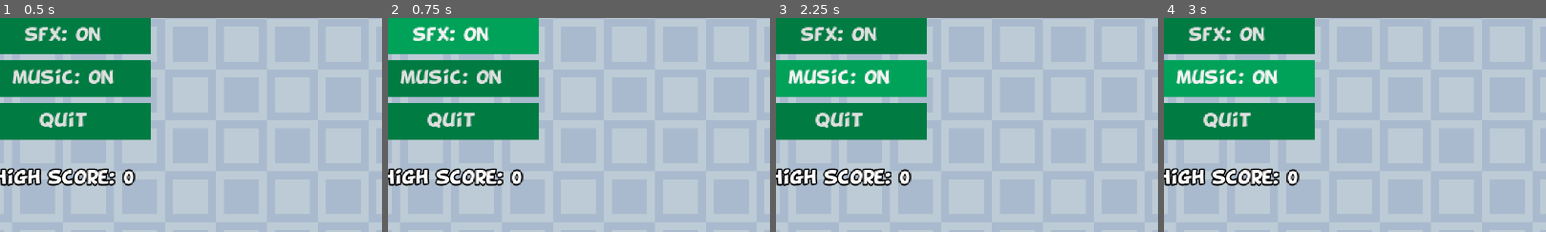
Above: before the commit, frames 1-4 (left to right).
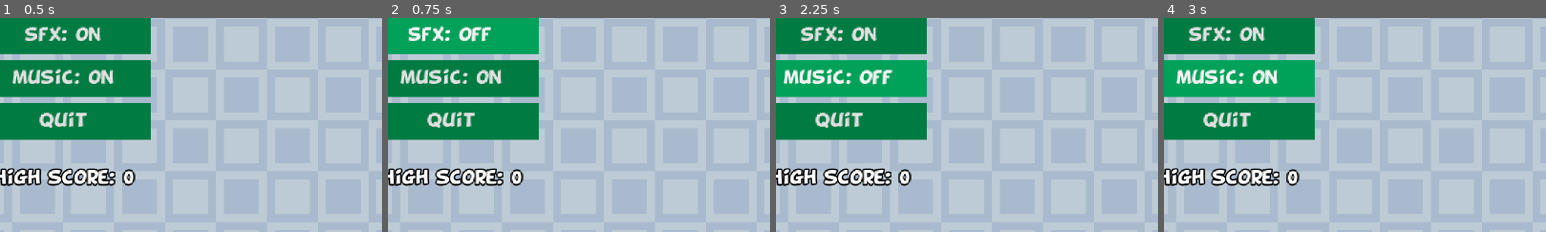
Above: after the commit, the same moments.

Repository: WMinerva/2D-platformer
Game: Godot game, scene res://scenes/ui/main.tscn
Same seed, same stepped clock (60 frames per second), same inputs: the game is played once before the commit and once after it.
Inputs:
- Up to frame 1 (0.5 s): no input
- Up to frame 2 (0.75 s): click "sfx: on" at 0.5 s
- Up to frame 3 (2.25 s): click "sfx: on" (after the commit: "sfx: off") at 1.25 s; click "music: on" at 2 s
- Up to frame 4 (3 s): click "music: on" (after the commit: "music: off") at 2.75 s
The pictures show only the part of the screen within x 42-92%, y 44-94%; the shares and areas given below are measured in that part.

Frame 1 is identical in both runs. In frame 2, 1.0% of the frame differs, in the area x 5-27%, y 3-12%; in frame 3, 1.4%, in the area x 2-31%, y 23-32%; in frame 4, nothing differs.

Commit message:
audio manager

Diff:
--- /dev/null
+++ b/autoloads/audio_manager.gd
@@ -0,0 +1,34 @@
+extends Node
+
+const BIT_BIT_LOOP = preload("uid://d2gnxrgso1cyp")
+
+const BUTTON_FOCUS = preload("uid://dpmvowvm3xptr")
+const ENEMY_DIE = preload("uid://bsu53lrhrsyj2")
+const JUMP = preload("uid://sb6mk3rcma87")
+const PICKUP = preload("uid://khtdym8clqsq")
+const PLAYER_DIE = preload("uid://d20238s8h7cgo")
+const SUCCESS = preload("uid://cednh8keup4xn")
+
+var is_sfx_active = true
+var is_music_active = true
+
+func toggle_sfx():
+	is_sfx_active = not is_sfx_active
+
+func toggle_music():
+	is_music_active = not is_music_active
+
+
+func play_sfx(audio_stream_player, sfx):
+	if is_sfx_active:
+		audio_stream_player.stream = sfx
+		audio_stream_player.play()
+
+func play_music(audio_stream_player, music):
+	if is_music_active:
+		audio_stream_player.stream = music
+		audio_stream_player.play()
+
+func restart_audio():
+	is_sfx_active = true
+	is_music_active = true
--- a/project.godot
+++ b/project.godot
@@ -19,6 +19,7 @@
 
 SignalManager="*uid://dyp01uvsn35no"
 GameManager="*uid://cfnnucs27jtn5"
+AudioManager="*uid://cqgjtjs3oaogc"
 
 [display]
 
--- a/scenes/collectibles/apple.gd
+++ b/scenes/collectibles/apple.gd
@@ -1,9 +1,18 @@
 extends Area2D
 
 @export var points: int
+
+@onready var audio_stream_player_2d: AudioStreamPlayer2D = $AudioStreamPlayer2D
+@onready var timer: Timer = $Timer
 
 func _on_area_entered(area: Area2D) -> void:
 
 	GameManager.update_score(points)
 	SignalManager.score_updated.emit()
+	AudioManager.play_sfx(audio_stream_player_2d, AudioManager.PICKUP)
+	timer.start()
+	visible = false
+
+
+func _on_timer_timeout() -> void:
 	queue_free()
--- a/scenes/collectibles/apple.tscn
+++ b/scenes/collectibles/apple.tscn
@@ -61,4 +61,9 @@
 libraries/ = SubResource("AnimationLibrary_xk55w")
 autoplay = &"apple"
 
+[node name="AudioStreamPlayer2D" type="AudioStreamPlayer2D" parent="." unique_id=654053800]
+
+[node name="Timer" type="Timer" parent="." unique_id=383254093]
+
 [connection signal="area_entered" from="." to="." method="_on_area_entered"]
+[connection signal="timeout" from="Timer" to="." method="_on_timer_timeout"]
--- a/scenes/enemies/enemy.gd
+++ b/scenes/enemies/enemy.gd
@@ -8,6 +8,7 @@
 @onready var hurt_box: Area2D = $HurtBox
 @onready var animation_player: AnimationPlayer = $AnimationPlayer
 @onready var animated_sprite_2d: AnimatedSprite2D = $AnimatedSprite2D
+@onready var audio_stream_player_2d: AudioStreamPlayer2D = $AudioStreamPlayer2D
 
 
 var player
@@ -19,6 +20,7 @@
 
 func _on_hurt_box_area_entered(_area: Area2D) -> void:
 	if player.position.y < hurt_box.global_position.y:
+		AudioManager.play_sfx(audio_stream_player_2d, AudioManager.ENEMY_DIE)
 		animation_player.play("dissapear")
 		set_physics_process(false)
 		animated_sprite_2d.pause()
--- a/scenes/enemies/enemy.tscn
+++ b/scenes/enemies/enemy.tscn
@@ -60,6 +60,8 @@
 
 [node name="VisibleOnScreenNotifier2D" type="VisibleOnScreenNotifier2D" parent="." unique_id=1396757465]
 
+[node name="AudioStreamPlayer2D" type="AudioStreamPlayer2D" parent="." unique_id=1162247713]
+
 [connection signal="area_entered" from="HurtBox" to="." method="_on_hurt_box_area_entered"]
 [connection signal="animation_finished" from="AnimationPlayer" to="." method="_on_animation_player_animation_finished"]
 [connection signal="screen_entered" from="VisibleOnScreenNotifier2D" to="." method="_on_visible_on_screen_notifier_2d_screen_entered"]
--- /dev/null
+++ b/scenes/levels/level.gd
@@ -0,0 +1,7 @@
+extends Node2D
+
+@onready var audio_stream_player: AudioStreamPlayer = $AudioStreamPlayer
+
+
+func _ready() -> void:
+	AudioManager.play_music(audio_stream_player, AudioManager.BIT_BIT_LOOP)
--- a/scenes/levels/level.tscn
+++ b/scenes/levels/level.tscn
@@ -2,6 +2,7 @@
 
 [ext_resource type="PackedScene" uid="uid://bfmdhui60sudr" path="res://scenes/player/player.tscn" id="1_377w7"]
 [ext_resource type="Texture2D" uid="uid://cklpisnrrq8wg" path="res://assets/sprites/tiles/background-tile.png" id="1_b2cq8"]
+[ext_resource type="Script" uid="uid://cokptrjikf8ju" path="res://scenes/levels/level.gd" id="1_mbbpy"]
 [ext_resource type="Texture2D" uid="uid://bbu4h8iex5g8e" path="res://assets/sprites/tiles/foreground.png" id="2_bovvr"]
 [ext_resource type="Script" uid="uid://cbpmnx8dv22l" path="res://scenes/levels/camera_2d.gd" id="4_xb4v1"]
 [ext_resource type="PackedScene" uid="uid://b8pr2q4ph21ps" path="res://scenes/ui/hud.tscn" id="6_d4w6o"]
@@ -69,6 +70,7 @@
 size = Vector2(65, 20)
 
 [node name="Level" type="Node2D" unique_id=479086563]
+script = ExtResource("1_mbbpy")
 
 [node name="TilemapsLayers" type="Node2D" parent="." unique_id=1732389165]
 
@@ -112,3 +114,5 @@
 [node name="CanvasLayer" type="CanvasLayer" parent="." unique_id=444313866]
 
 [node name="HUD" parent="CanvasLayer" unique_id=925808387 instance=ExtResource("6_d4w6o")]
+
+[node name="AudioStreamPlayer" type="AudioStreamPlayer" parent="." unique_id=1643448837]
--- a/scenes/player/player.gd
+++ b/scenes/player/player.gd
@@ -3,6 +3,8 @@
 @export var speed: int
 @export var jump_speed: int
 @export var gravity: int
+
+@onready var audio_stream_player_2d: AudioStreamPlayer2D = $AudioStreamPlayer2D
 @onready var animated_sprite: AnimatedSprite2D = $AnimatedSprite
 @onready var animation_player: AnimationPlayer = $AnimationPlayer
 
@@ -34,6 +36,8 @@
 func jump(delta):
 	if Input.is_action_just_pressed("jump") and is_on_floor():
 		velocity.y = -jump_speed
+		AudioManager.play_sfx(audio_stream_player_2d, AudioManager.JUMP)
+
 	if not is_on_floor():
 		velocity.y += gravity * delta
 
@@ -51,16 +55,18 @@
 
 func _on_hurt_box_area_entered(area: Area2D) -> void:
 	if area.is_in_group("traps"):
-		animation_player.play("player_death")
-		set_physics_process(false)
-		animated_sprite.pause()
+		die()
 		return
 	if position.y < area.global_position.y:
 		velocity.y = -jump_speed
 	else:
-		animation_player.play("player_death")
-		set_physics_process(false)
-		animated_sprite.pause()
+		die()
+
+func die():
+	AudioManager.play_sfx(audio_stream_player_2d, AudioManager.PLAYER_DIE)
+	animation_player.play("player_death")
+	set_physics_process(false)
+	animated_sprite.pause()
 
 
 func _on_animation_player_animation_finished(anim_name: StringName) -> void:
--- a/scenes/player/player.tscn
+++ b/scenes/player/player.tscn
@@ -274,5 +274,7 @@
 [node name="AnimationPlayer" type="AnimationPlayer" parent="." unique_id=6114054]
 libraries/ = SubResource("AnimationLibrary_0owmy")
 
+[node name="AudioStreamPlayer2D" type="AudioStreamPlayer2D" parent="." unique_id=1071336074]
+
 [connection signal="area_entered" from="HurtBox" to="." method="_on_hurt_box_area_entered"]
 [connection signal="animation_finished" from="AnimationPlayer" to="." method="_on_animation_player_animation_finished"]
--- a/scenes/ui/main.gd
+++ b/scenes/ui/main.gd
@@ -2,10 +2,39 @@
 
 @onready var start: Button = $VBoxContainer/Start
 @onready var high_score: Label = $VBoxContainer/HighScore
+@onready var audio_stream_player: AudioStreamPlayer = $AudioStreamPlayer
+@onready var sfx: Button = $VBoxContainer/SFX
+@onready var music: Button = $VBoxContainer/Music
 
 func _ready() -> void:
+	AudioManager.restart_audio()
 	start.grab_focus()
 	high_score.text = "High score: " + str(GameManager.high_score)
 
 func _on_start_pressed() -> void:
 	GameManager.load_next_level()
+
+
+
+func _on_focus_entered() -> void:
+	AudioManager.play_sfx(audio_stream_player, AudioManager.BUTTON_FOCUS)
+
+
+func _on_quit_pressed() -> void:
+	get_tree().quit()
+
+
+func _on_sfx_pressed() -> void:
+	AudioManager.toggle_sfx()
+	if AudioManager.is_sfx_active:
+		sfx.text = "sfx: on"
+	else :
+		sfx.text = "sfx: off"
+
+
+func _on_music_pressed() -> void:
+	AudioManager.toggle_music()
+	if AudioManager.is_music_active:
+		music.text = "music: on"
+	else :
+		music.text = "music: off"
--- a/scenes/ui/main.tscn
+++ b/scenes/ui/main.tscn
@@ -78,4 +78,13 @@
 text = "high score: 34"
 horizontal_alignment = 1
 
+[node name="AudioStreamPlayer" type="AudioStreamPlayer" parent="." unique_id=1844256429]
+
+[connection signal="focus_entered" from="VBoxContainer/Start" to="." method="_on_focus_entered"]
 [connection signal="pressed" from="VBoxContainer/Start" to="." method="_on_start_pressed"]
+[connection signal="focus_entered" from="VBoxContainer/SFX" to="." method="_on_focus_entered"]
+[connection signal="pressed" from="VBoxContainer/SFX" to="." method="_on_sfx_pressed"]
+[connection signal="focus_entered" from="VBoxContainer/Music" to="." method="_on_focus_entered"]
+[connection signal="pressed" from="VBoxContainer/Music" to="." method="_on_music_pressed"]
+[connection signal="focus_entered" from="VBoxContainer/Quit" to="." method="_on_focus_entered"]
+[connection signal="pressed" from="VBoxContainer/Quit" to="." method="_on_quit_pressed"]
Not shown, changed: assets/audio/music/bit-bit-loop.mp3.import
Not shown, added: autoloads/audio_manager.gd.uid
Not shown, added: scenes/levels/level.gd.uid
